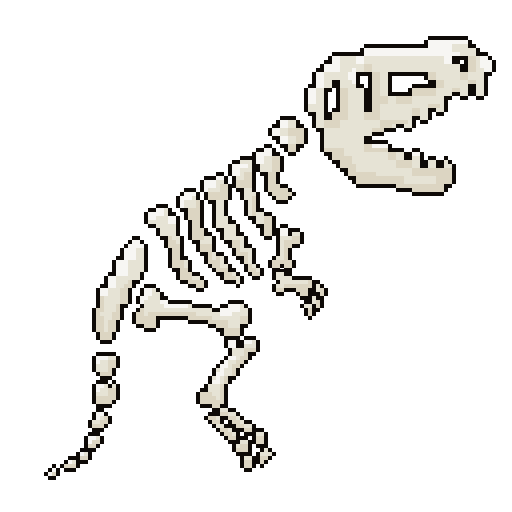
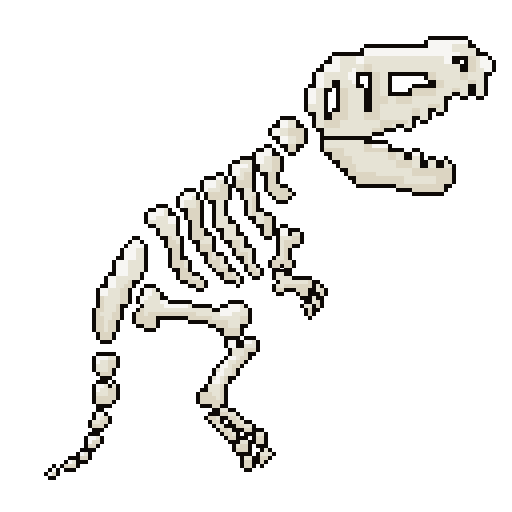
Layer changes from the first 512×512 image to the second:
added layer "jaw" above "head" over [left=324, top=136, right=364, bottom=140]
painted on "head" over [left=324, top=136, right=364, bottom=140]
